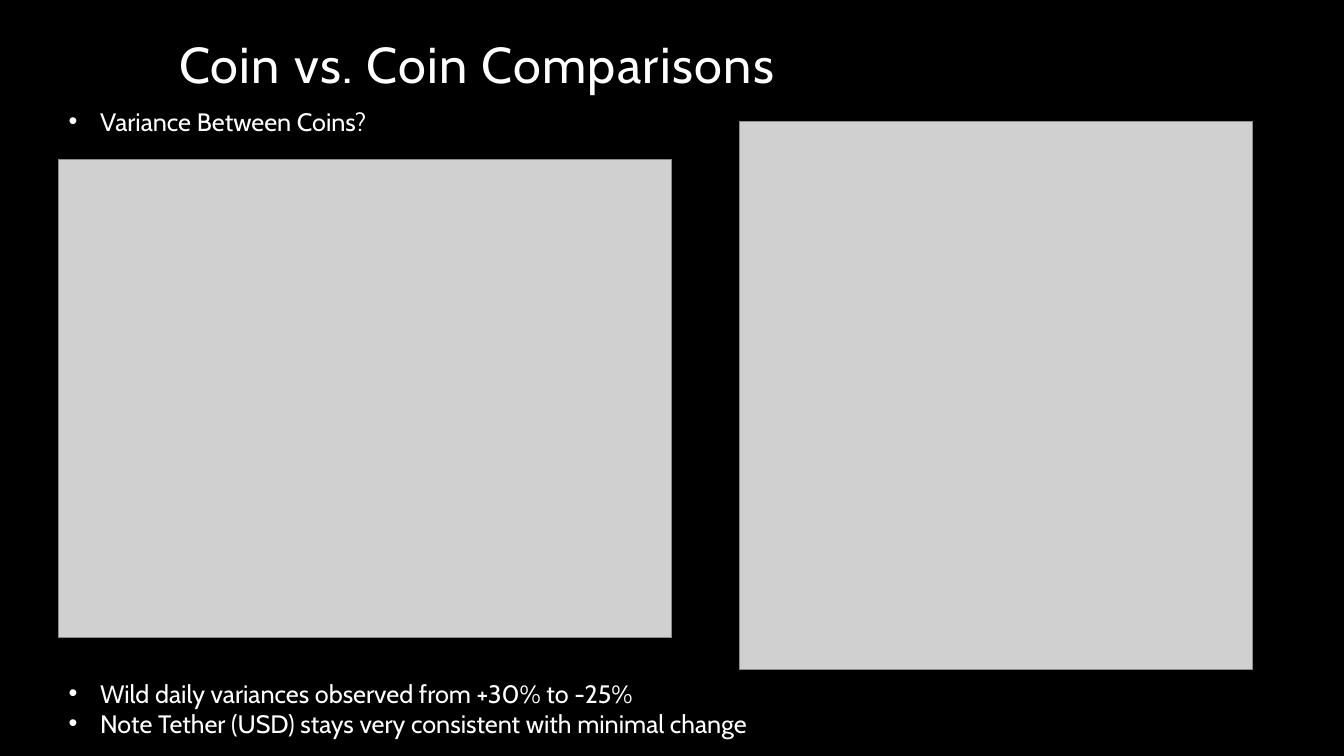
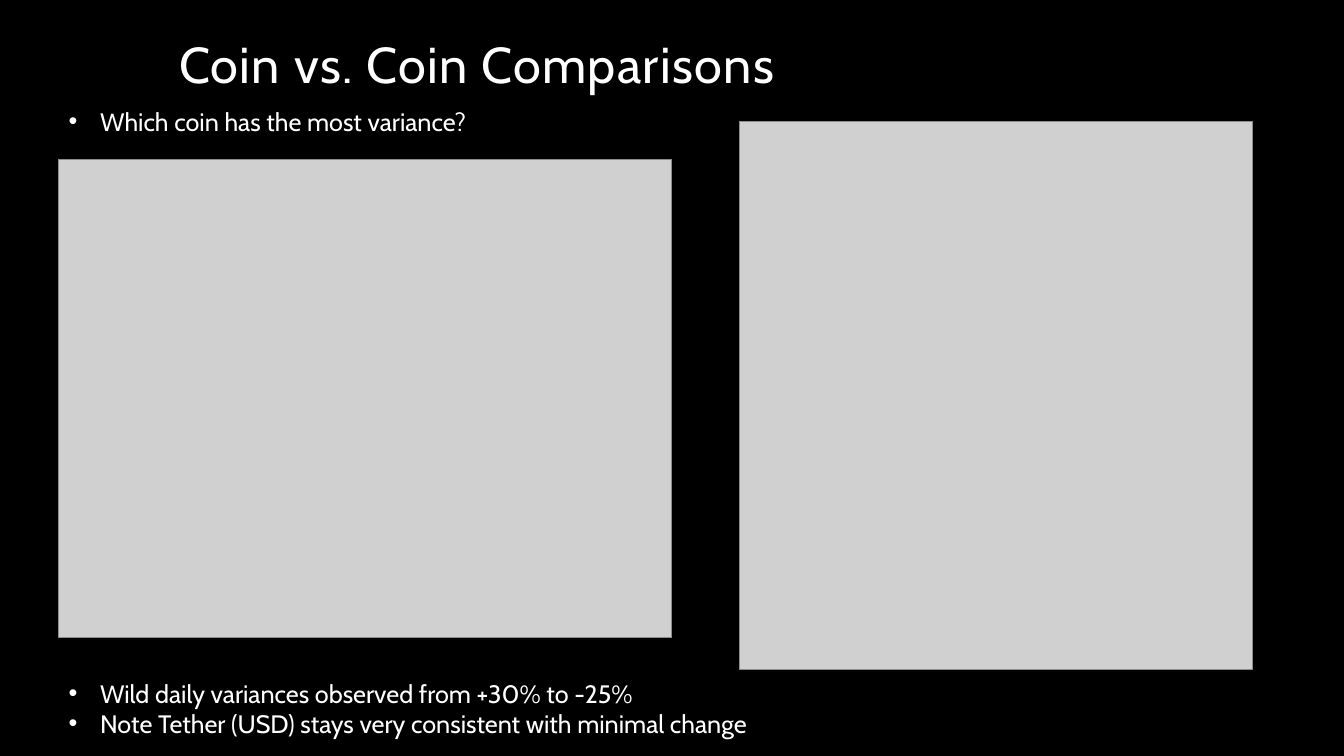
Before and after one commit to ascott4680/Project_01, a slide deck: slide 6 of Scott Slide.pptx (slide 4 before the commit). Drawn at 1344x756 pixels with LibreOffice and Linux fonts; fonts in the diff are those of the drawing; grey boxes stand for pictures; background and template pictures are left out. Boxes give left, top, right and bottom in pixels: in the first picture for what was removed or moved away, otherwise in the second. Text is boxed around its words. In the diff, an @@ line names an element or a change of style, - is before the commit and + after.

```diff
--- a/Scott Slide.pptx
+++ b/Scott Slide.pptx
@@ text at (x1=100, y1=112, x2=466, y2=132): text changed @@
-• Variance Between Coins?
+• Which coin has the most variance?
```
Also in this commit, not shown: 2 other slides changed, 4 slides added, 1 slide removed.
